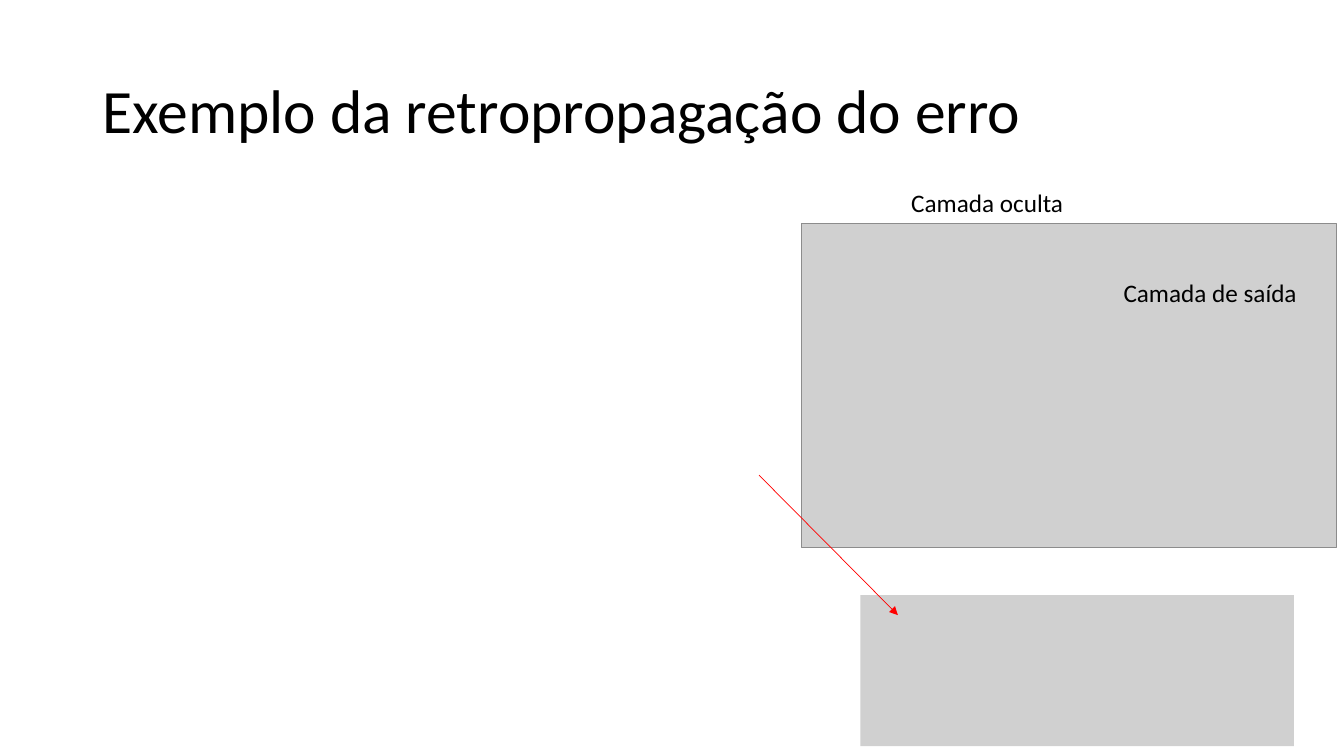
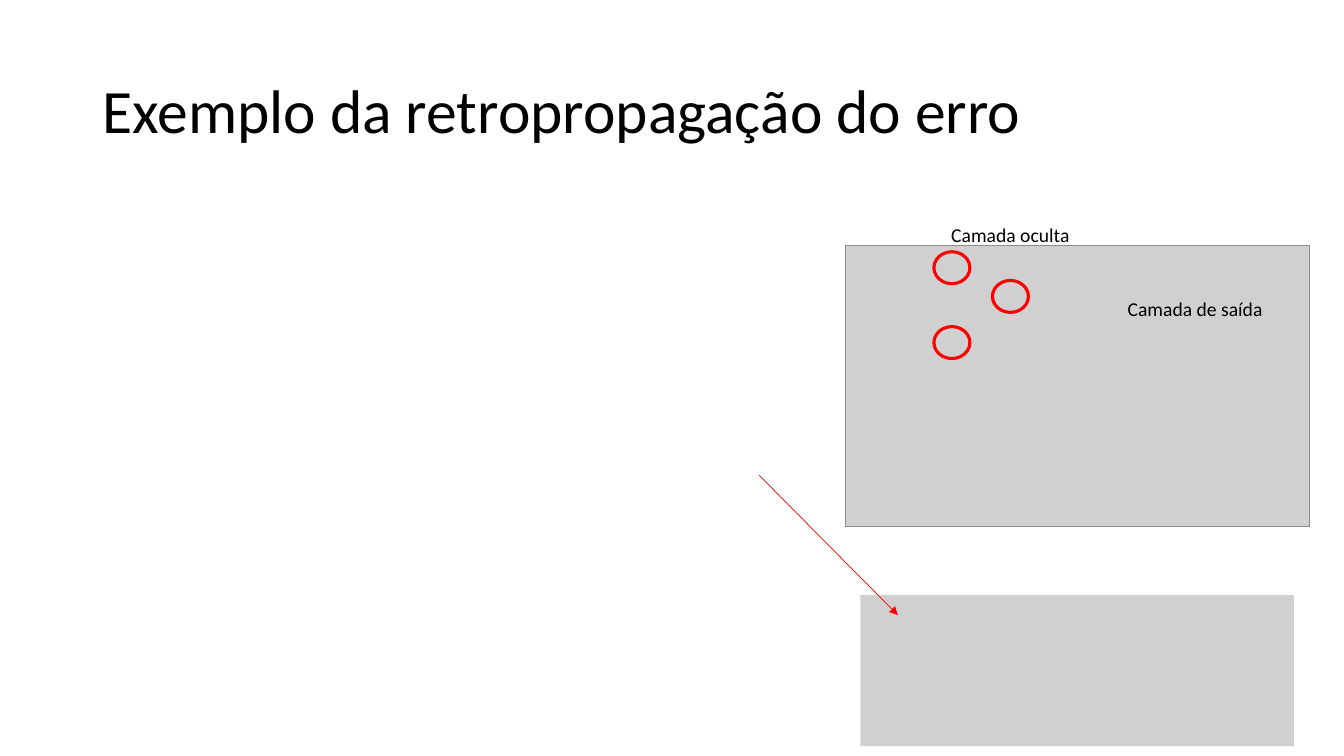
Before and after one commit to zz4fap/t320_aprendizado_de_maquina, a slide deck: slide 30 of slides/T320_Redes_Neurais_Artificiais (Parte III).pptx (slide 24 before the commit). Drawn at 1344x756 pixels with LibreOffice and Linux fonts; fonts in the diff are those of the drawing; grey boxes stand for pictures. Boxes give left, top, right and bottom in pixels: in the first picture for what was removed or moved away, otherwise in the second. Text is boxed around its words. In the diff, an @@ line names an element or a change of style, - is before the commit and + after.

```diff
--- a/slides/T320_Redes_Neurais_Artificiais (Parte III).pptx
+++ b/slides/T320_Redes_Neurais_Artificiais (Parte III).pptx
@@ text "Camada oculta" at bbox=[951, 228, 1069, 248]: size 18 to 14 pt @@
@@ text "Camada oculta": place and size @@
-text "Camada oculta" at bbox=[911, 194, 1063, 213]
+text "Camada oculta" at bbox=[951, 228, 1069, 248]
@@ picture: place and size @@
-picture at bbox=[802, 224, 1337, 547]
+picture at bbox=[845, 246, 1309, 526]
@@ ellipse added at bbox=[934, 252, 970, 284], outline #FF0000 2.25 pt @@
@@ ellipse added at bbox=[993, 280, 1029, 313], outline #FF0000 2.25 pt @@
@@ text "Camada de saída": place and size @@
-text "Camada de saída" at bbox=[1124, 284, 1297, 302]
+text "Camada de saída" at bbox=[1128, 302, 1262, 316]
@@ text "Camada de saída" at bbox=[1128, 302, 1262, 316]: size 18 to 14 pt @@
@@ ellipse added at bbox=[934, 327, 970, 359], outline #FF0000 2.25 pt @@
```
Also in this commit, not shown: 10 other slides changed, 7 slides added, 1 slide removed, 2 other files.
